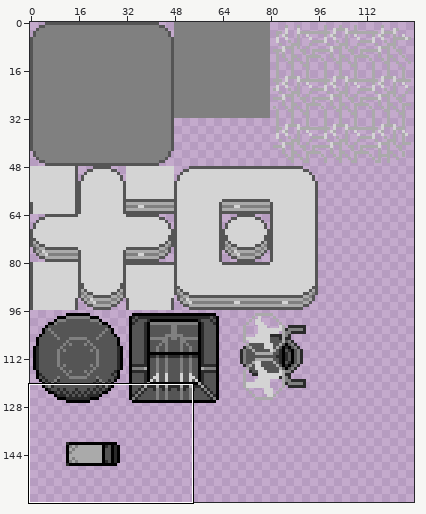
File history of a pixel-art file, resource/image/tileset.ase. The first picture is a wide view before the edit; the outline marks the close-up.
Close-up. The starting point:
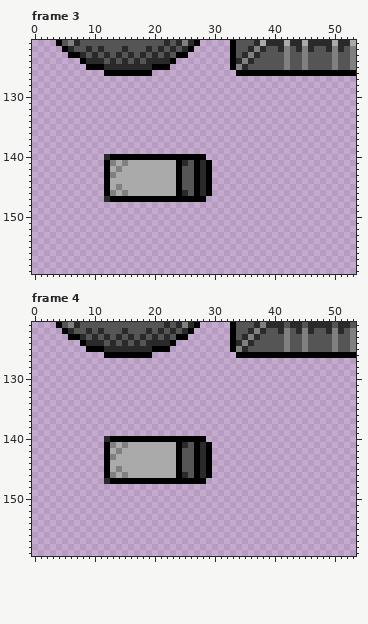
128x160 pixels, 8 frames. Shown: frame 3: x 0..53, y 121..159; frame 4: x 0..53, y 121..159. The commit also changed other frames or places, which this record leaves out.
Now the later version:
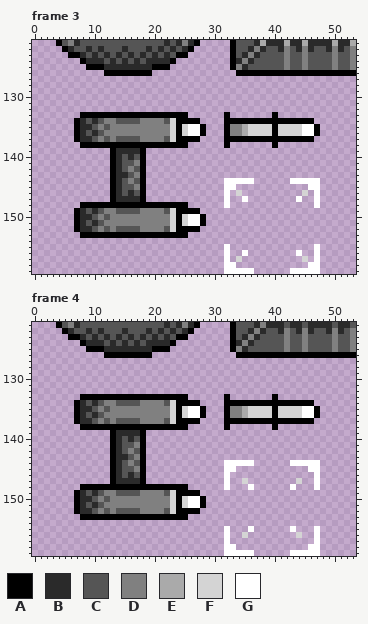
Palette (. is transparent): A #000000  B #2a2a2a  C #555555  D #808080  E #aaaaaa  F #d4d4d4  G #ffffff
The exact change:
Changed rows in their new state; - is an unchanged pixel.
Frame 3, layer "base":
first column x 7:
133 -AAAAAAAAAAAAAAAAAA------A-------A-------
134 ABCBCDDCCCCDDDDCFAAAA----AAAAAAAAAAAAAAA-
135 ABBCDCDDDDDDDDDDFAFGGA---ADDEFFFFAFFFFGGA
136 ABCBCDDDDDDDDDDDFAFGGA---ADDEFFFFAFFFFGGA
137 ABBCDCDCCCCDDDDCFAAAA----AAAAAAAAAAAAAAA-
138 -AAAAAAAAAAAAAAAAAA------A-------A-------
139 ------ABBBBA-----------------------------
140 -----.-BCBC-..........-------------------
141 -----.ABCCDA...........------------------
142 -----.ABCDCA...........------------------
143 -----.ABBCDA...........------------------
144 -----.ABCDCA...........--GGGGG------GGGGG
145 -----.ABCCDA...........--GG------------GG
146 -----.ABCBCA...........--G-F----------F-G
147 -----.-BBBB-..........---G--G--------G--G
148 -AAAAAAAAAAAAAAAAAA------G--------------G
149 ABCBCDDCCCCDDDDCFAAAA--------------------
150 ABBCDCDDDDDDDDDDFAFGGA-------------------
151 ABCBCDDDDDDDDDDDFAFGGA-------------------
152 ABBCDCDCCCCDDDDCFAAAA--------------------
153 -AAAAAAAAAAAAAAAAAA----------------------
155 -------------------------G--------------G
156 -------------------------G--G--------G--G
157 -------------------------G-F----------F-G
158 -------------------------GG------------GG
159 -------------------------GGGGG------GGGGG
Frame 4, layer "base":
first column x 7:
133 -AAAAAAAAAAAAAAAAAA------A-------A-------
134 ABCBCDDCCCCDDDDCFAAAA----AAAAAAAAAAAAAAA-
135 ABBCDCDDDDDDDDDDFAFGGA---ADDEFFFFAFFFFGGA
136 ABCBCDDDDDDDDDDDFAFGGA---ADDEFFFFAFFFFGGA
137 ABBCDCDCCCCDDDDCFAAAA----AAAAAAAAAAAAAAA-
138 -AAAAAAAAAAAAAAAAAA------A-------A-------
139 ------ABBBBA-----------------------------
140 -----.-BCBC-..........-------------------
141 -----.ABCCDA...........------------------
142 -----.ABCDCA...........------------------
143 -----.ABBCDA...........------------------
144 -----.ABCDCA...........--GGGGG------GGGGG
145 -----.ABCCDA...........--GG------------GG
146 -----.ABCBCA...........--G--------------G
147 -----.-BBBB-..........---G--F--------F--G
148 -AAAAAAAAAAAAAAAAAA------G---G------G---G
149 ABCBCDDCCCCDDDDCFAAAA--------------------
150 ABBCDCDDDDDDDDDDFAFGGA-------------------
151 ABCBCDDDDDDDDDDDFAFGGA-------------------
152 ABBCDCDCCCCDDDDCFAAAA--------------------
153 -AAAAAAAAAAAAAAAAAA----------------------
155 -------------------------G---G------G---G
156 -------------------------G--F--------F--G
157 -------------------------G--------------G
158 -------------------------GG------------GG
159 -------------------------GGGGG------GGGGG
